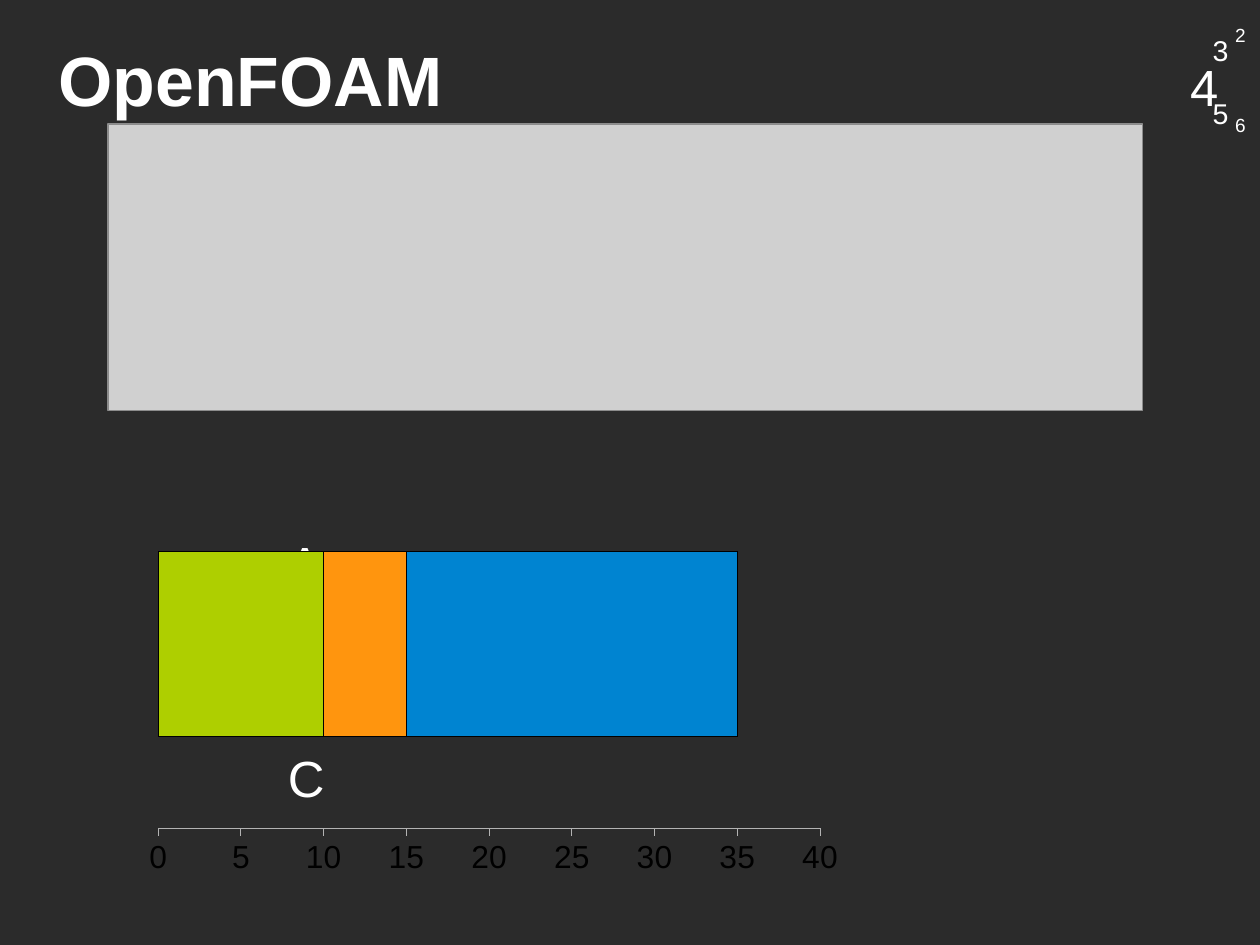
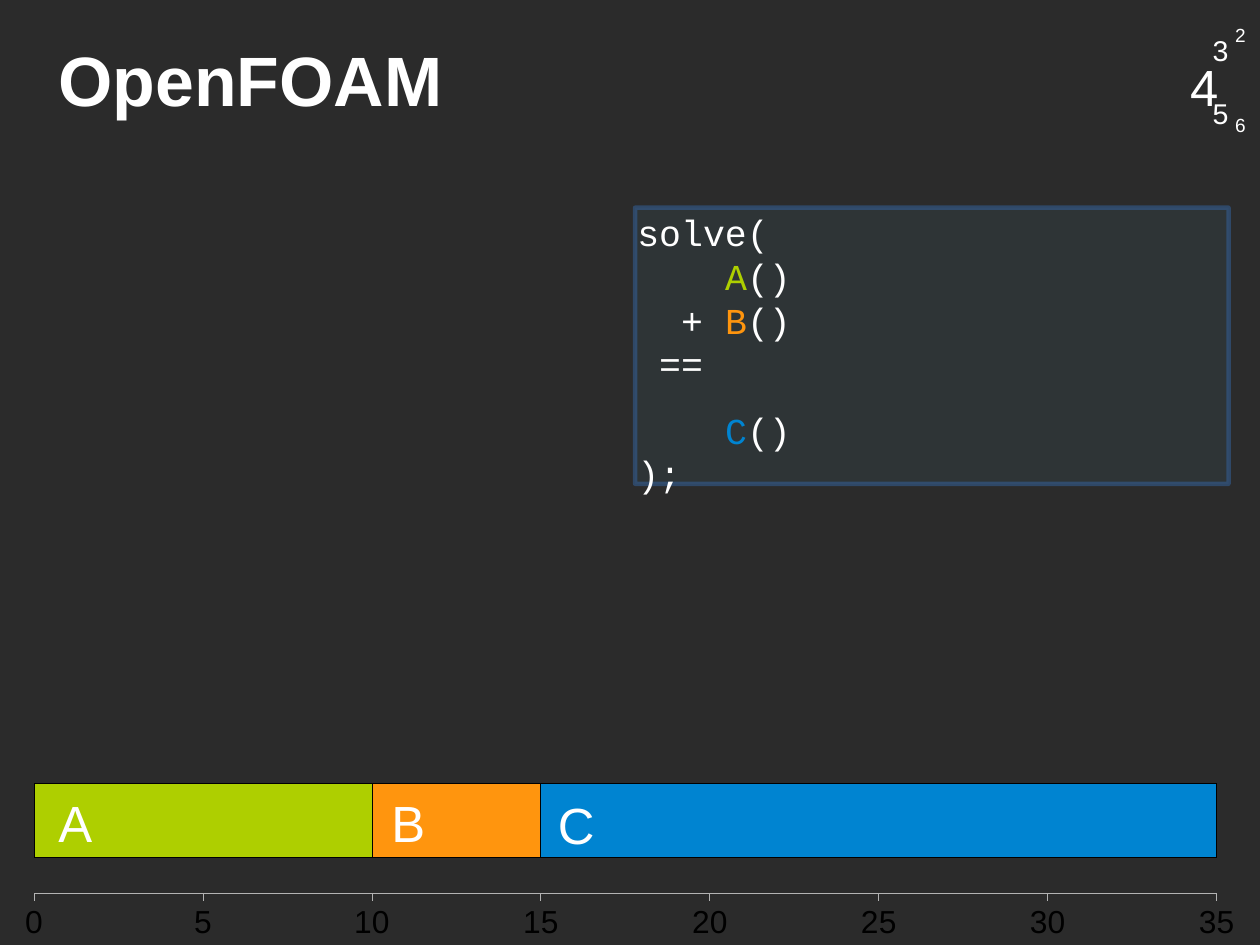
Before and after one commit to saifthe1/openfoam-openmp, a slide deck: slide 13 of presentation/pres.odp. Drawn at 1260x945 pixels with LibreOffice and Linux fonts; fonts in the diff are those of the drawing; grey boxes stand for pictures; background and template pictures are left out; a plain dark background stands for a picture behind light text. Boxes give left, top, right and bottom in pixels: in the first picture for what was removed or moved away, otherwise in the second. Text is boxed around its words. In the diff, an @@ line names an element or a change of style, - is before the commit and + after.

```diff
--- a/presentation/pres.odp
+++ b/presentation/pres.odp
@@ picture removed at (109,123,1143,410) @@
@@ text added at (636,208,1229,495), fill #2E3436, outline #3465A4 2.83 pt, 23 pt, text #FFFFFF @@
+solve(
+A()
++ B()
+==
+C()
+);
@@ bar stacked chart at (0,743,1260,945) @@
@@ value axis changed @@
@@ bar stacked chart: place and size @@
-bar stacked chart at (135,450,853,885)
+bar stacked chart at (0,743,1260,945)
@@ text "A" rewrapped from (288,542,322,552) to (58,807,92,842) @@
@@ text "B" rewrapped from (288,639,378,707) to (391,807,425,842) @@
@@ text "C": place and size @@
-text "C" at (288,761,325,798)
+text "C" at (558,808,595,845)
```
Also in this commit, not shown: 1 other slide changed.
